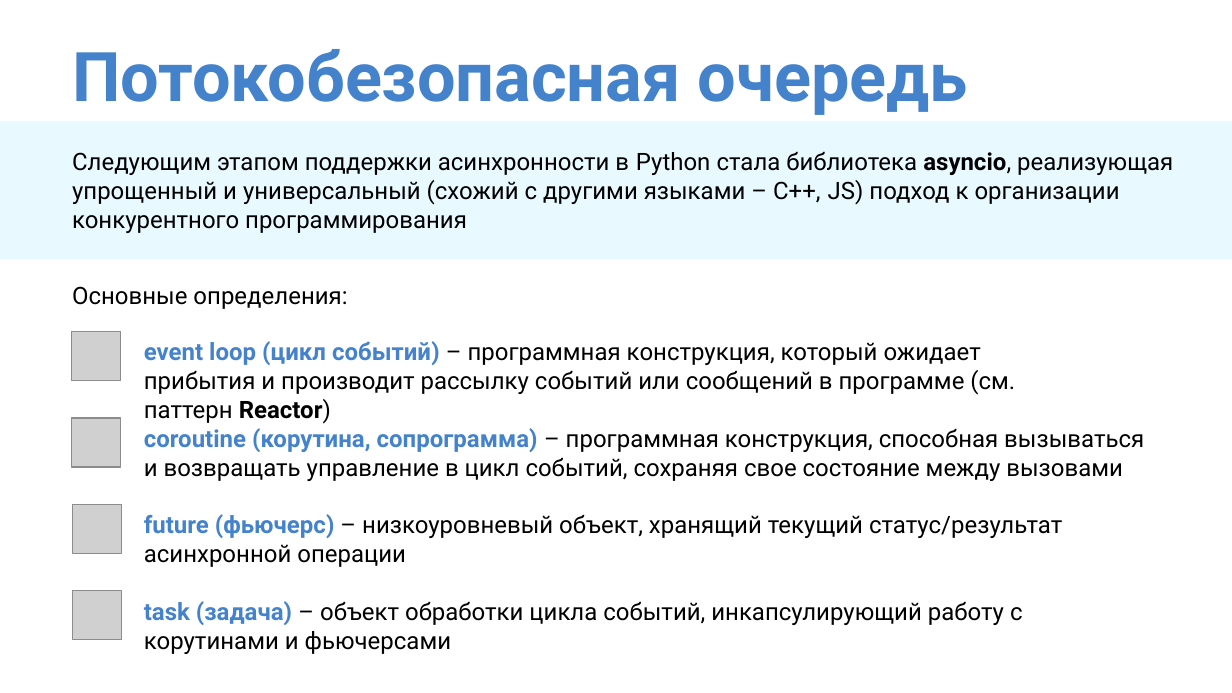
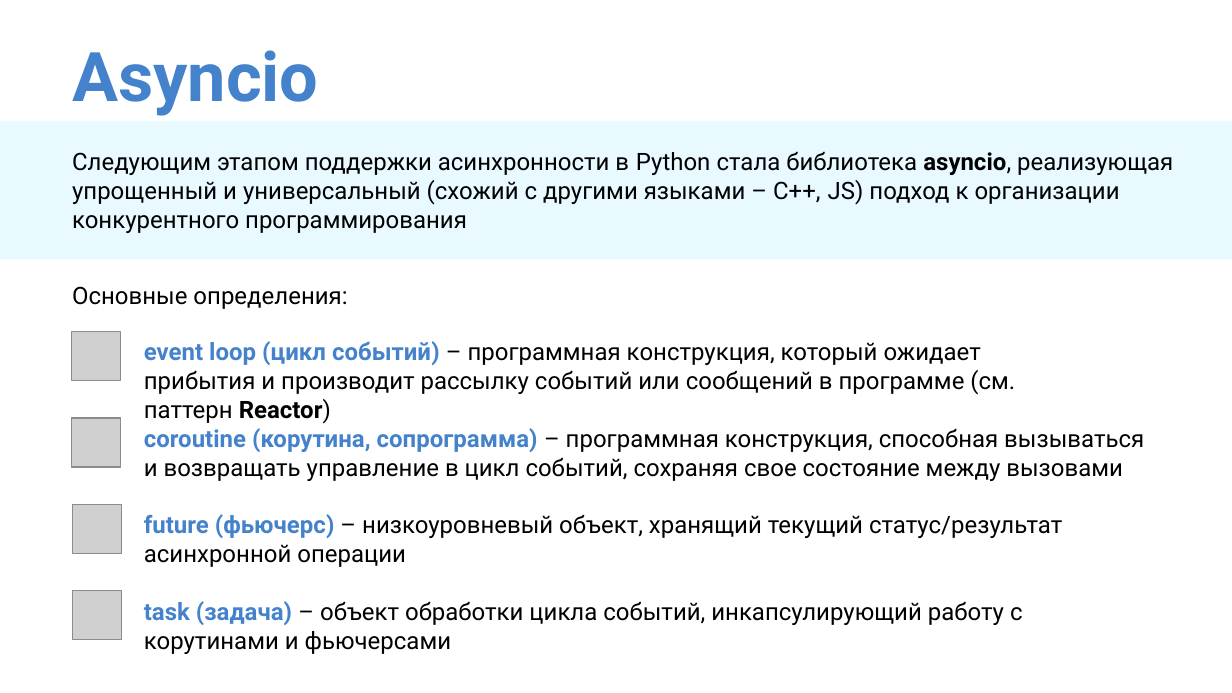
Before and after one commit to IlyaOrlov/PythonCourseKupno, a slide deck: slide 33 of Lectures/py_lec_9.pptx. Drawn at 1232x693 pixels with LibreOffice and Linux fonts; fonts in the diff are those of the drawing; grey boxes stand for pictures. Boxes give left, top, right and bottom in pixels: in the first picture for what was removed or moved away, otherwise in the second. Text is boxed around its words. In the diff, an @@ line names an element or a change of style, - is before the commit and + after.

```diff
--- a/Lectures/py_lec_9.pptx
+++ b/Lectures/py_lec_9.pptx
@@ text at <box>72,50,318,116</box>: text changed @@
-Потокобезопасная очередь
+Asyncio
```
Also in this commit, not shown: 5 other slides changed, 8 other files.
